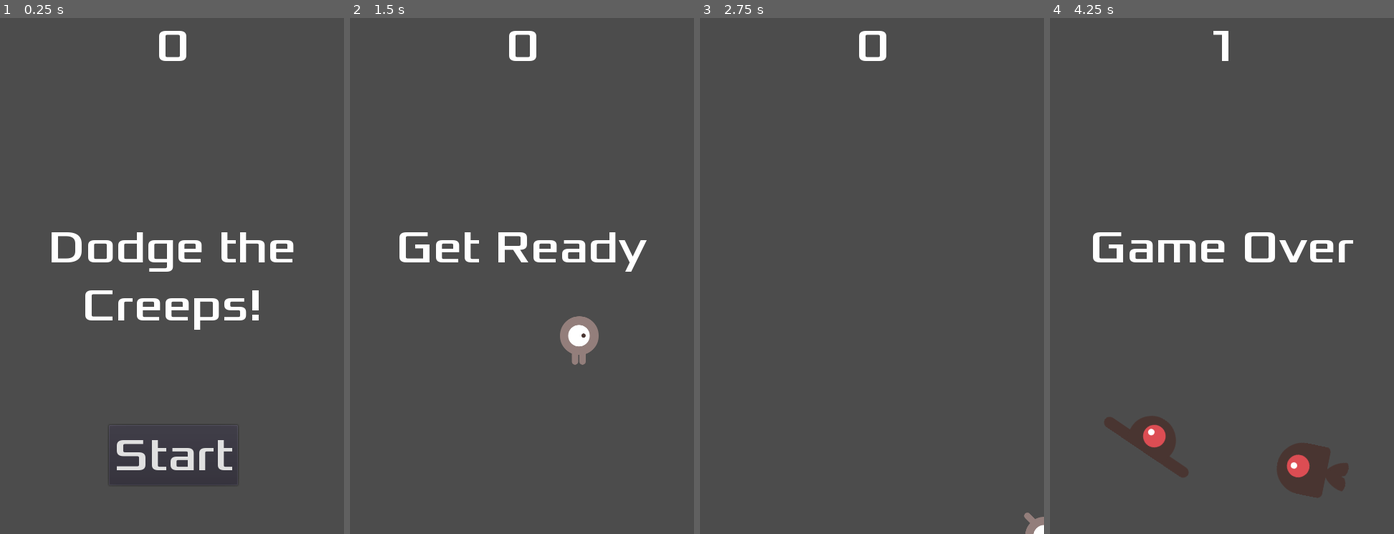
Above: before the commit, frames 1-4 (left to right).
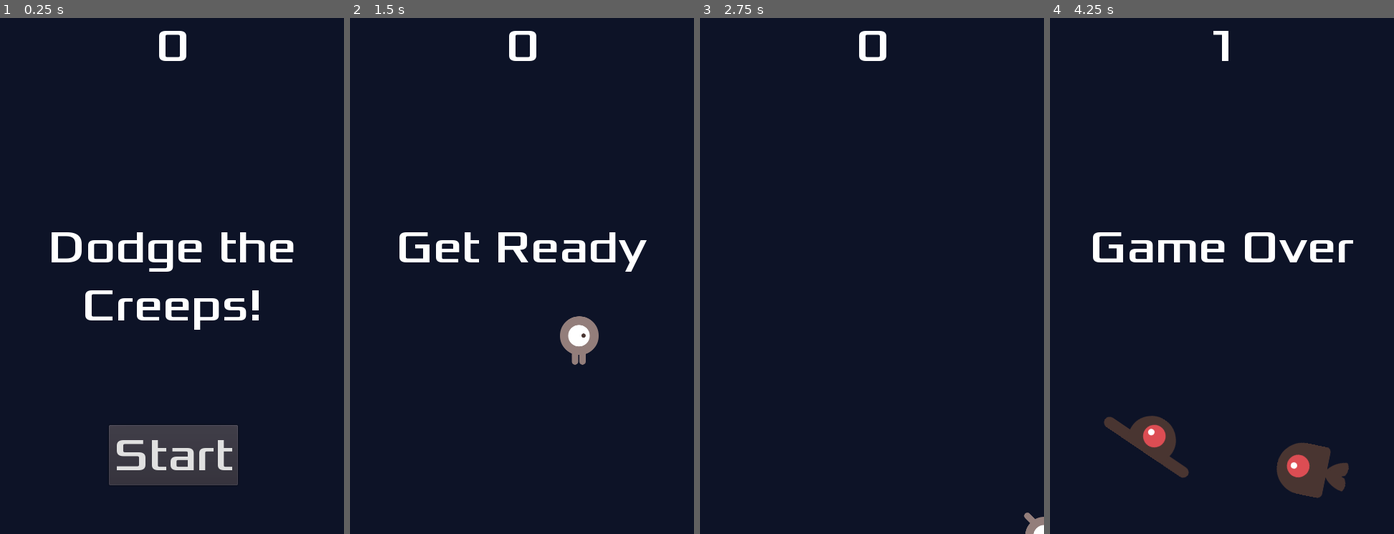
Above: after the commit, the same moments.

Repository: GArmane/dodge-the-creeps
Game: Godot game, scene res://Main/Main.tscn
Two runs of this game, one before a commit and one after it. Both use one fixed random seed, a clock stepped at 60 frames per second and the inputs below.
Inputs:
- Up to frame 1 (0.25 s): no input
- Up to frame 2 (1.5 s): click "Start" at 0.5 s; tap Enter at 1.25 s; hold Right (ui_right) from 1.28 s (still down)
- Up to frame 3 (2.75 s): release Right (ui_right) at 2.03 s; hold Down (ui_down) from 2.03 s (still down)
- Up to frame 4 (4.25 s): release Down (ui_down) at 2.78 s; hold Right (ui_right) 2.78-3.53 s; hold Up (ui_up) from 3.53 s (still down)

The runs differ from the first frame. In frame 1, 93% of the frame differs, in the area x 0-100%, y 0-100%; in frame 2, 97%; in frame 3, 100%; in frame 4, 96%.

Commit message:
feat(main): add background

Diff:
--- a/Main/Main.tscn
+++ b/Main/Main.tscn
@@ -13,8 +13,6 @@
 [node name="Main" type="Node2D"]
 script = ExtResource( 1 )
 Mob = ExtResource( 2 )
-
-[node name="Player" parent="." instance=ExtResource( 3 )]
 
 [node name="MobTimer" type="Timer" parent="."]
 wait_time = 0.5
@@ -33,9 +31,19 @@
 
 [node name="MobSpawnLocation" type="PathFollow2D" parent="MobPath"]
 
+[node name="Background" type="ColorRect" parent="."]
+margin_right = 480.0
+margin_bottom = 720.0
+color = Color( 0.054902, 0.0784314, 0.156863, 1 )
+__meta__ = {
+"_edit_use_anchors_": false
+}
+
+[node name="Player" parent="." instance=ExtResource( 3 )]
+
 [node name="HUD" parent="." instance=ExtResource( 4 )]
-[connection signal="hit" from="Player" to="." method="_on_Player_hit"]
 [connection signal="timeout" from="MobTimer" to="." method="_on_MobTimer_timeout"]
 [connection signal="timeout" from="ScoreTimer" to="." method="_on_ScoreTimer_timeout"]
 [connection signal="timeout" from="StartTimer" to="." method="_on_StartTimer_timeout"]
+[connection signal="hit" from="Player" to="." method="_on_Player_hit"]
 [connection signal="start_game" from="HUD" to="." method="_on_HUD_start_game"]
